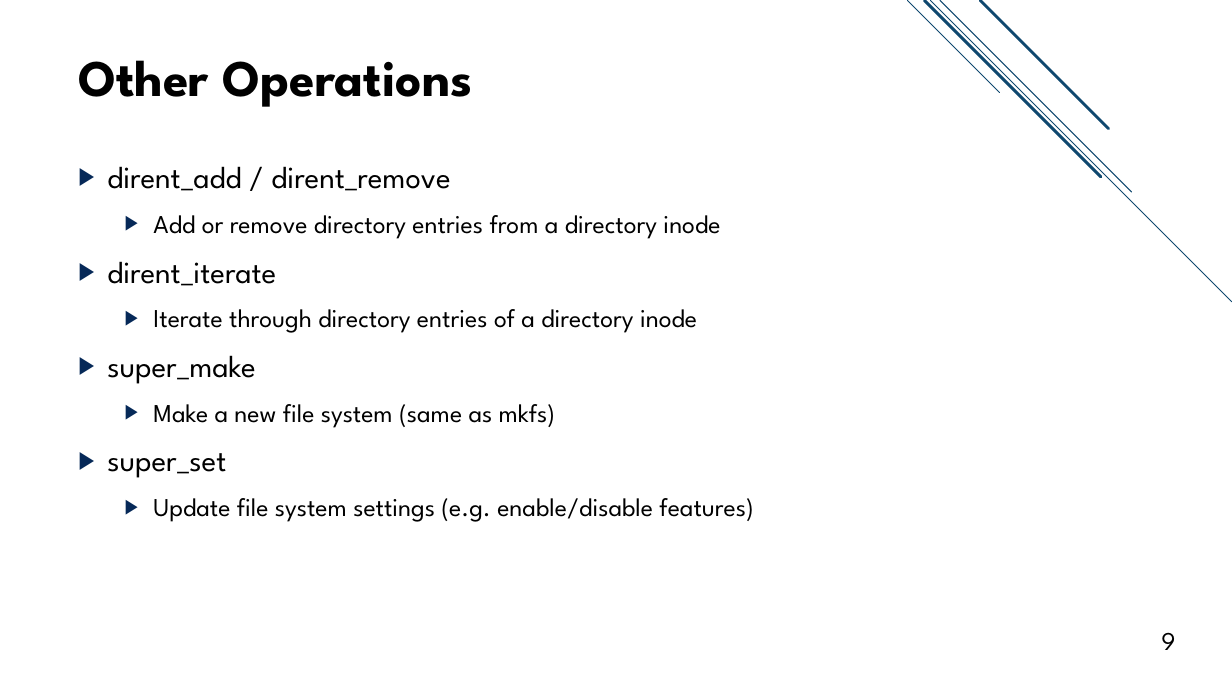
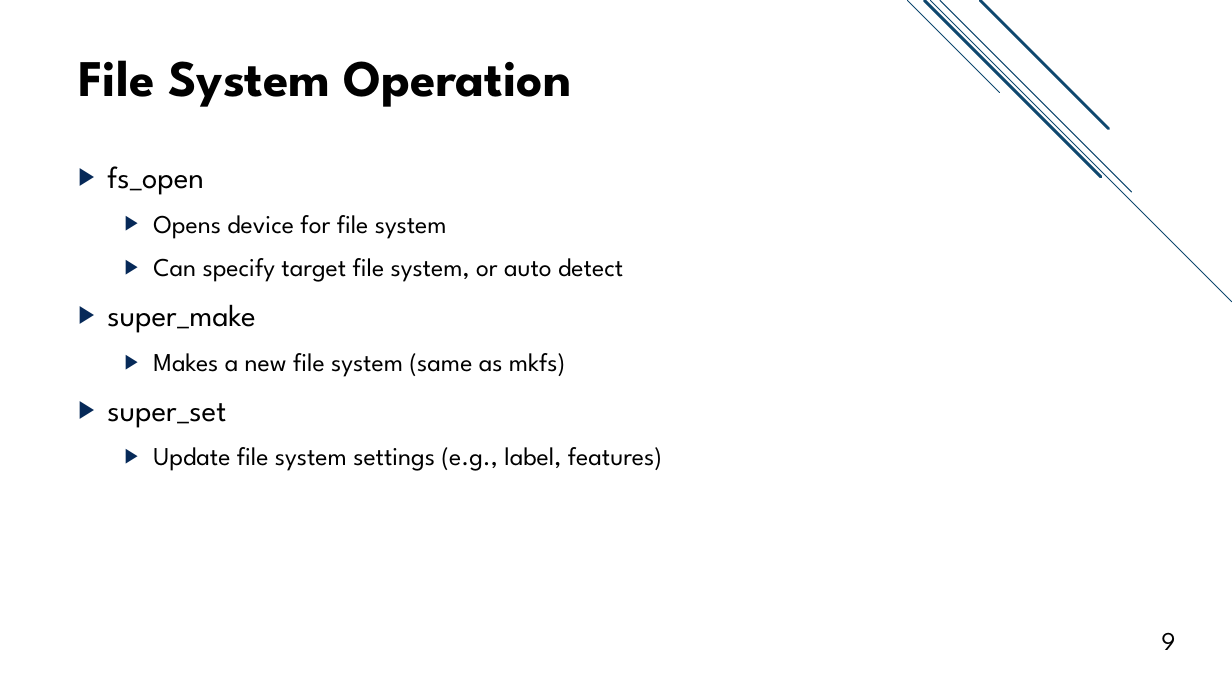
Before and after one commit to jacksun007/evfs-paper, a slide deck: slide 9 of slide/evfs_talk.pptx. Drawn at 1232x693 pixels with LibreOffice and Linux fonts; fonts in the diff are those of the drawing. Boxes give left, top, right and bottom in pixels: in the first picture for what was removed or moved away, otherwise in the second. Text is boxed around its words. In the diff, an @@ line names an element or a change of style, - is before the commit and + after.

```diff
--- a/slide/evfs_talk.pptx
+++ b/slide/evfs_talk.pptx
@@ title at (78,60,571,107): text changed @@
-Other Operations
+File System Operation
@@ text at (107,166,623,282): text changed @@
-▶ dirent_add / dirent_remove
-  ▶ Add or remove directory entries from a directory inode
-▶ dirent_iterate
-  ▶ Iterate through directory entries of a directory inode
+▶ fs_open
+  ▶ Opens device for file system
+  ▶ Can specify target file system, or auto detect
@@ text at (153,353,565,377): text changed @@
-  ▶ Make a new file system (same as mkfs)
+  ▶ Makes a new file system (same as mkfs)
@@ text at (153,447,662,471): text changed @@
-  ▶ Update file system settings (e.g. enable/disable features)
+  ▶ Update file system settings (e.g., label, features)
```
Also in this commit, not shown: 10 other slides changed, 16 slides added, 2 slides removed.
